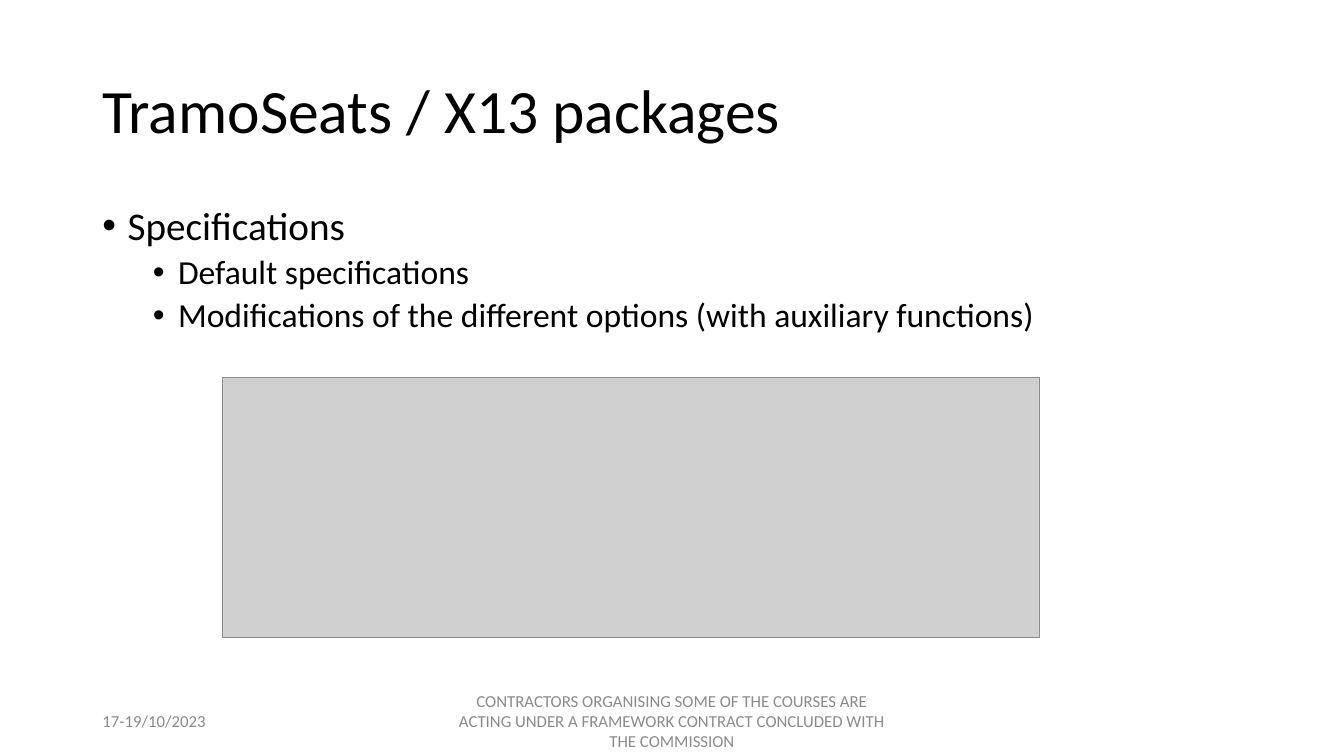
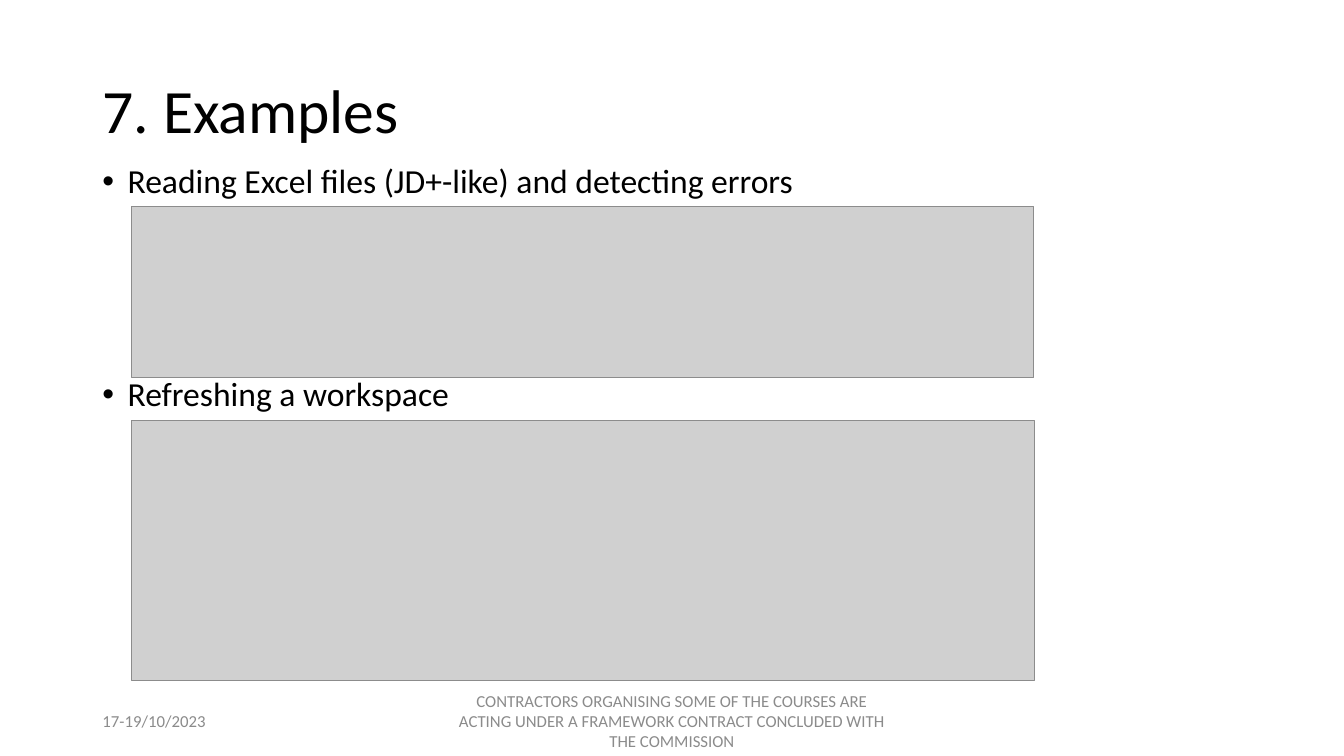
Before and after one commit to palatej/estp2023, a slide deck: slide 9 of Presentations/1.3 JD+ and R.pptx (slide 8 before the commit). Drawn at 1344x756 pixels with LibreOffice and Linux fonts; fonts in the diff are those of the drawing; grey boxes stand for pictures. Boxes give left, top, right and bottom in pixels: in the first picture for what was removed or moved away, otherwise in the second. Text is boxed around its words. In the diff, an @@ line names an element or a change of style, - is before the commit and + after.

```diff
--- a/Presentations/1.3 JD+ and R.pptx
+++ b/Presentations/1.3 JD+ and R.pptx
@@ title at [102,90,398,143]: text changed @@
-TramoSeats / X13 packages
+7. Examples
@@ text at [128,168,793,412]: text changed @@
-• Specifications
-  • Default specifications
-  • Modifications of the different options (with auxiliary functions)
+• Reading Excel files (JD+-like) and detecting errors
+• Refreshing a workspace
@@ picture added at [132,207,1034,378] @@
@@ picture: place and size @@
-picture at [223,378,1040,637]
+picture at [132,420,1034,682]
```
Also in this commit, not shown: 6 other slides changed, 1 slide added, 2 slides removed, 7 other files.
